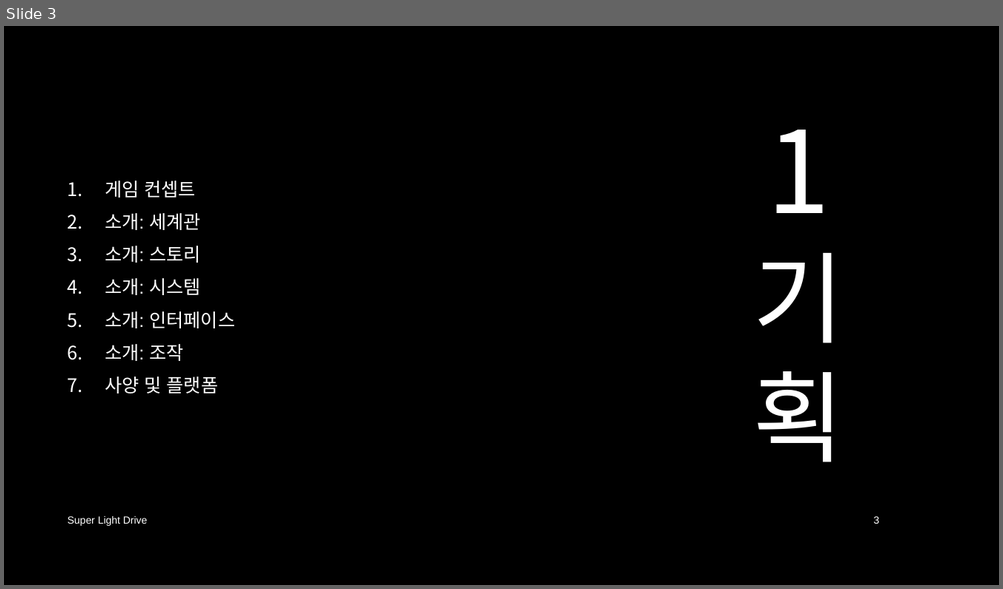
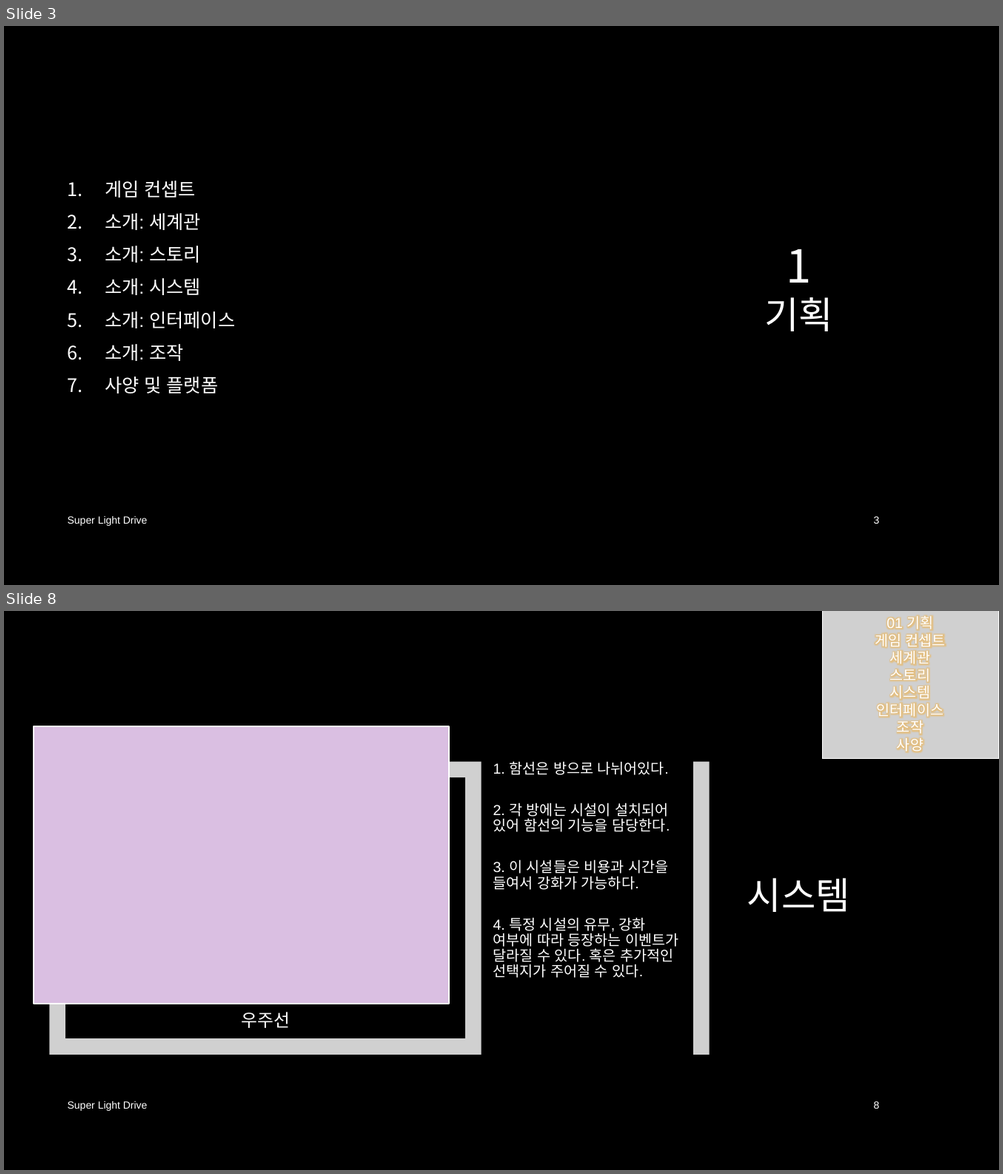
Before and after one commit to iconstudio/2017-Platformer, a slide deck: slides/SuperLightDrive_20171228.pptx. Shown one above the other, each under a label of ours: slide 3 before the commit, slides 3 and 8 after it; the slides between them are not shown. The pictures are 1003x589 and 1003x1174 pixels, drawn with LibreOffice and Linux fonts; fonts in the diff are those of the drawing; grey boxes stand for pictures; background and template pictures are left out. Boxes give left, top, right and bottom in pixels: in the first picture for what was removed or moved away, otherwise in the second. Text is boxed around its words. In the diff, an @@ line names an element or a change of style, - is before the commit and + after.

```diff
--- a/slides/SuperLightDrive_20171228.pptx
+++ b/slides/SuperLightDrive_20171228.pptx
@@ slide 8 added at (4, 611, 999, 1170), background picture (left out) @@
@@ picture added at (822, 611, 998, 759), 14 pt, text #FFFFFF @@
+01 기획
+게임 컨셉트
+세계관
+스토리
+시스템
+인터페이스
+조작
+사양
@@ group added at (34, 726, 709, 1055): 2 pictures, 2 texts, 1 rectangle @@
+우주선
+1. 함선은 방으로 나뉘어있다.
+2. 각 방에는 시설이 설치되어 있어 함선의 기능을 담당한다.
+3. 이 시설들은 비용과 시간을 들여서 강화가 가능하다.
+4. 특정 시설의 유무, 강화 여부에 따라 등장하는 이벤트가 달라질 수 있다. 혹은 추가적인 선택지가 주어질 수 있다.
@@ title added at (747, 878, 850, 912), 36 pt, text #FFFFFF @@
+시스템
@@ text added at (68, 1102, 148, 1111), 10 pt, text #FFFFFF @@
+Super Light Drive
@@ page number added at (874, 1102, 879, 1109), 10 pt, text #FFFFFF @@
+8
@@ slide 3 changed as well @@
@@ title at (764, 249, 833, 332): text changed; size 96 to 36 pt @@
-1기획
+1
+기획
```
Also in this commit, not shown: 3 other slides changed, 16 other slides added.
